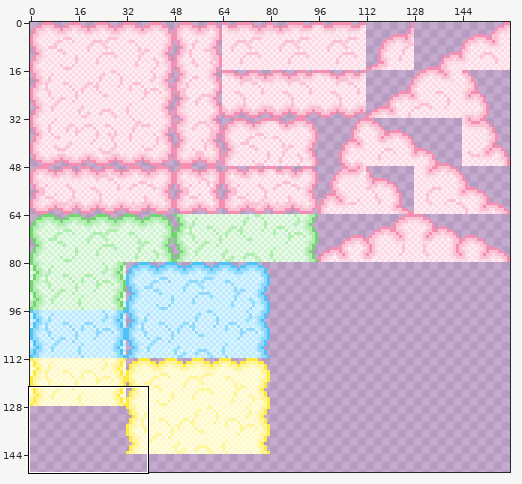
Two states of a pixel-art file, res/tileset/15.aseprite. The first picture is a wide view before the edit; the outline marks the close-up.
Close-up. As it was:
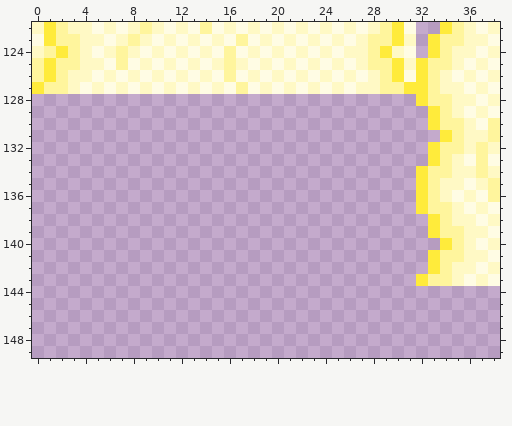
160x160 pixels, 1 frame. Shown: x 0..38, y 122..149. The wide view leaves out empty margins.
Once edited:
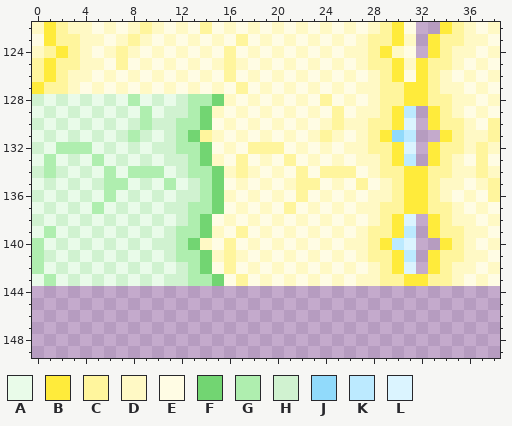
Palette (. is transparent): A #e9fbe9  B #ffeb3b  C #fff59d  D #fff9c5  E #fffce4  F #72d572  G #afeeaf  H #d0f2d0  J #91dafb  K #bceaff  L #dbf4ff
The exact change:
y 128: x 0..31 ................................ -> HAHAHAHAGAHAHGGFDEDEDEDECEDEDCCB
y 129: x 0..31 ................................ -> AHAHAHAHAGAHHGFDEDEDEDEDECEDDCBK
y 130: x 0..31 ................................ -> HAHAHAHAHGHHGGFEDEDEDEDEDCDDCCBL
y 131: x 0..31 ................................ -> AHAHAHAHGHAHGFCDEDEDEDEDCDEDCBJK
y 132: x 0..31 ................................ -> HAGGGAHAHAHHGGFEDECCCEDEDEDDCCBL
y 133: x 0..31 ................................ -> AGAHAGAHAHAHHGFDECEDECEDEDEDDCBK
y 134: x 0..31 ................................ -> HGHAHAGAGGGAHGGFDCDEDECECCCEDCCB
y 135: x 0..31 ................................ -> AHAHAHGGAHAGAHGFEDEDEDCCEDECEDCB
y 136: x 0..31 ................................ -> HAHAHAGAHAHAHHGFDEDEDECEDEDEDDCB
y 137: x 0..31 ................................ -> AHAHAGAHAHAHHGGFEDEDECEDEDEDDCCB
y 138: x 0..31 ................................ -> HAHAHAHAHAHAHGFEDEDEDEDEDEDEDCBL
y 139: x 0..31 ................................ -> AGAHAHAHAHAHGGFDECEDEDEDEDEDCCBK
y 140: x 0..31 ................................ -> GAHAHAHAHAHHGFDECEDEDEDEDEDDCBKL
y 141: x 0..31 ................................ -> GHAHAHAHAHAHGGFDCDEDEDEDEDEDCCBK
y 142: x 0..31 ................................ -> GAHAHAHAHAHAHGFECEDEDEDEDEDEDCBL
y 143: x 0..31 ................................ -> AGAHAHAHAHAHHGGFECEDEDEDEDEDDCCB
Boxes around the changes in both close-ups, in picture pixels (x1, y1, x2, y2):
added: (32, 94, 416, 286)
